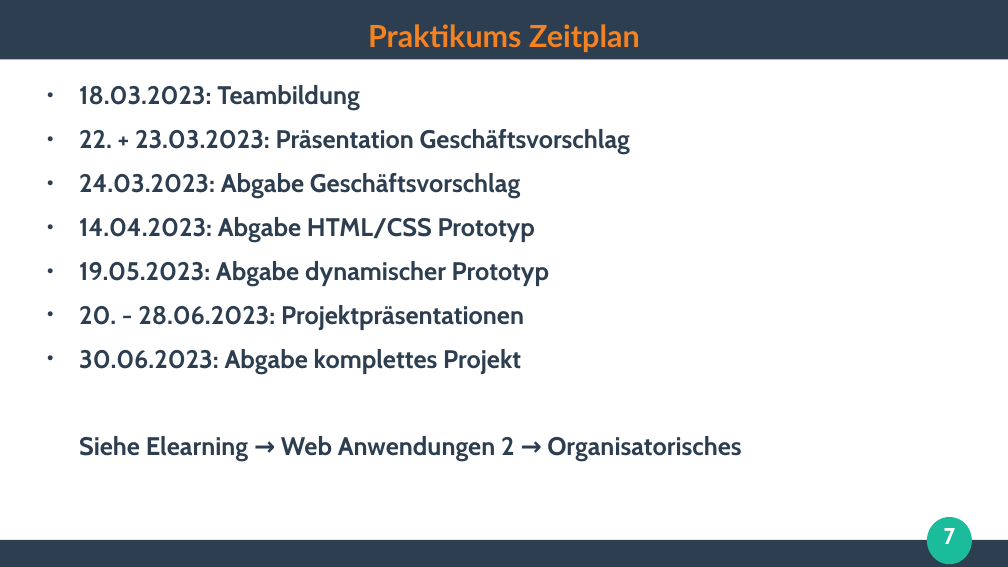
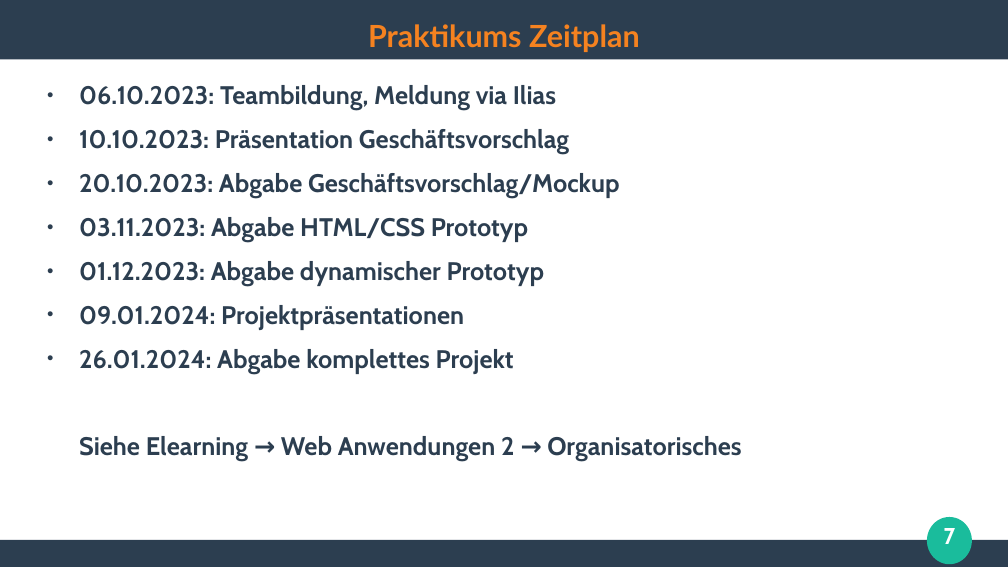
Before and after one commit to ghandmann/HS-AlbSig-WebAnwendungen2, a slide deck: slide 7 of Kapitel/00_Begruessung.odp. Drawn at 1008x567 pixels with LibreOffice and Linux fonts; fonts in the diff are those of the drawing. Boxes give left, top, right and bottom in pixels: in the first picture for what was removed or moved away, otherwise in the second. Text is boxed around its words. In the diff, an @@ line names an element or a change of style, - is before the commit and + after.

Commit message:
Prepare WS23/24

```diff
--- a/Kapitel/00_Begruessung.odp
+++ b/Kapitel/00_Begruessung.odp
@@ text at <box>79,85,620,374</box>: text changed @@
-● 18.03.2023: Teambildung
-● 22. + 23.03.2023: Präsentation Geschäftsvorschlag
-● 24.03.2023: Abgabe Geschäftsvorschlag
-● 14.04.2023: Abgabe HTML/CSS Prototyp
-● 19.05.2023: Abgabe dynamischer Prototyp
-● 20. - 28.06.2023: Projektpräsentationen
-● 30.06.2023: Abgabe komplettes Projekt
+● 06.10.2023: Teambildung, Meldung via Ilias
+● 10.10.2023: Präsentation Geschäftsvorschlag
+● 20.10.2023: Abgabe Geschäftsvorschlag/Mockup
+● 03.11.2023: Abgabe HTML/CSS Prototyp
+● 01.12.2023: Abgabe dynamischer Prototyp
+● 09.01.2024: Projektpräsentationen
+● 26.01.2024: Abgabe komplettes Projekt
```
